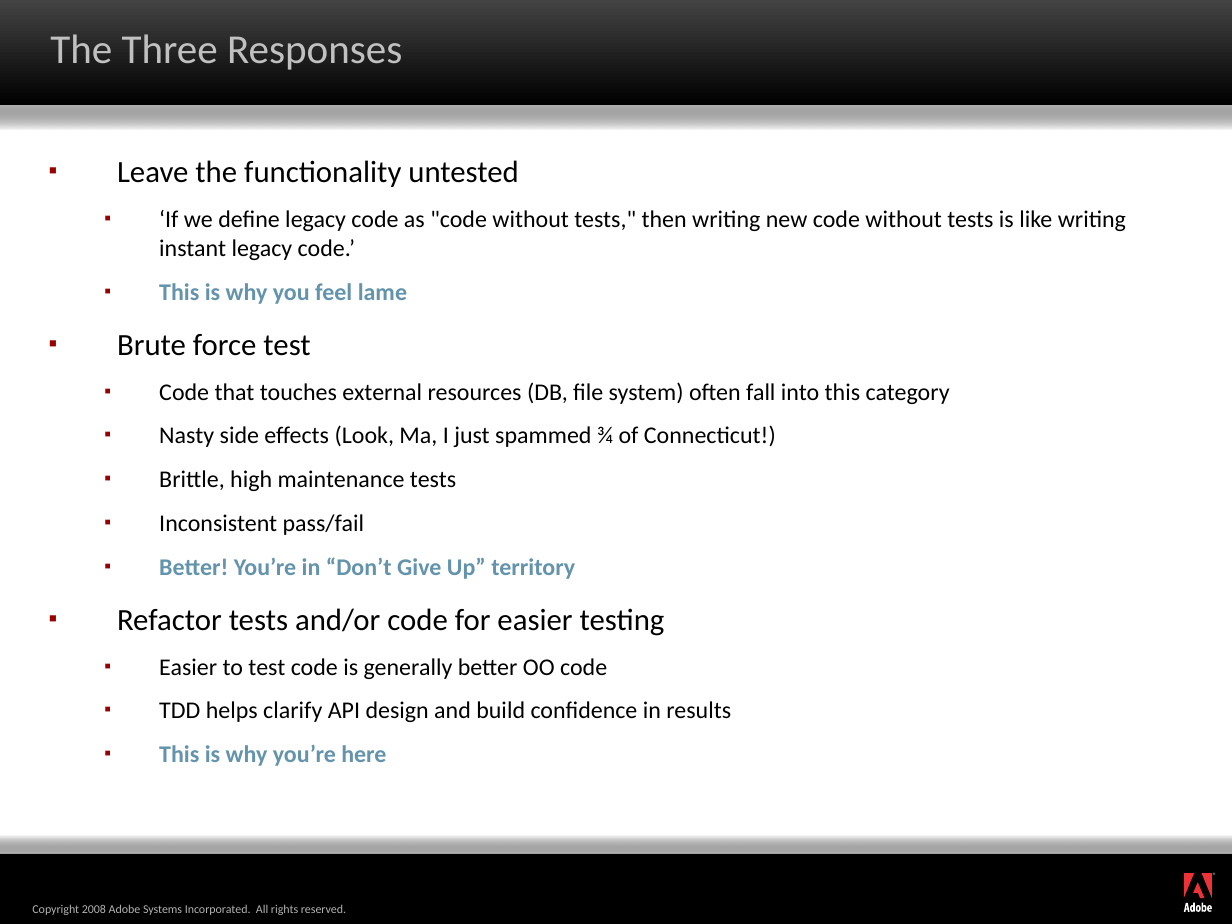
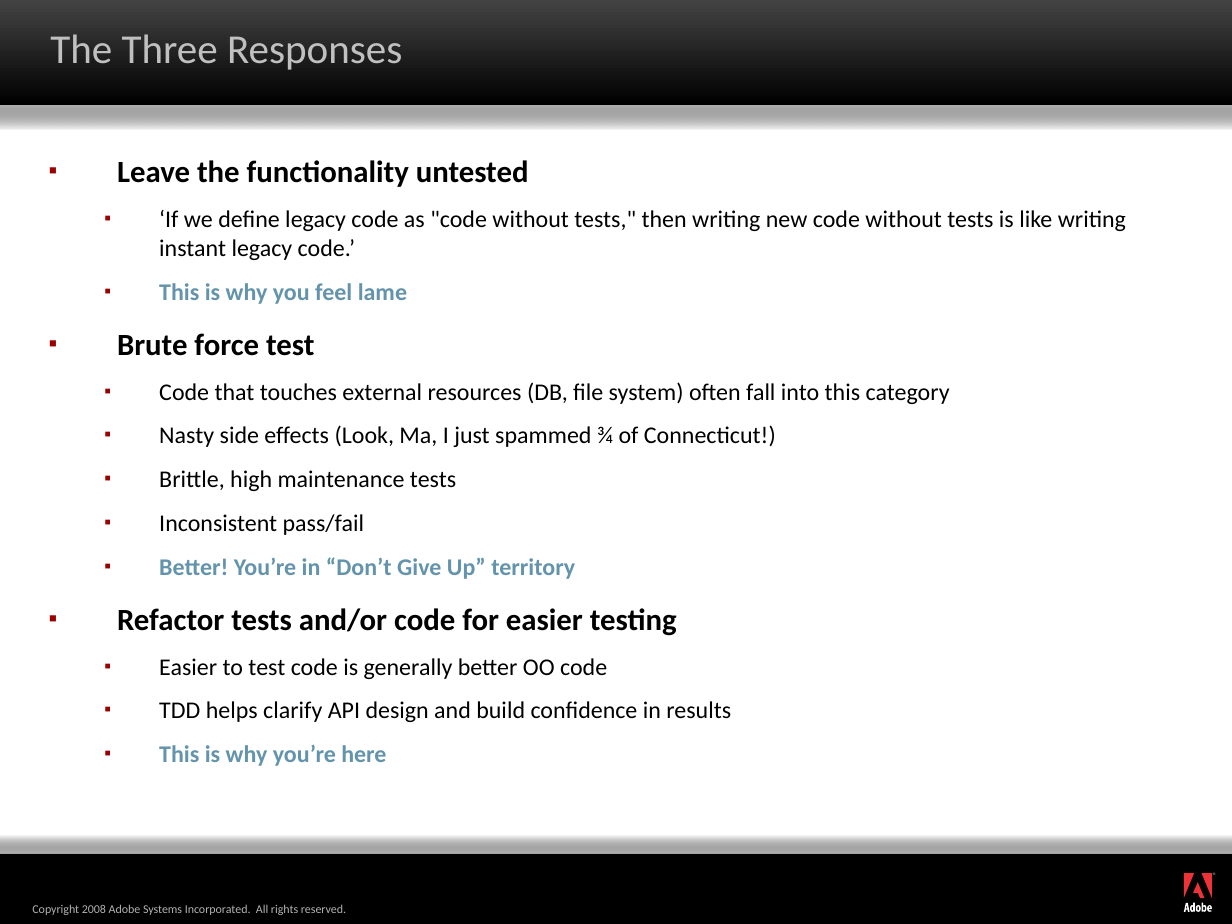
Before and after one commit to marcesher/mxunit-cfmeetups, a slide deck: slide 10 of max08/Marc_Esher_Bill_Shelton_AdvancedPatternsForColdfusionTestAutomation_final.ppt. Drawn at 1232x924 pixels with LibreOffice and Linux fonts; fonts in the diff are those of the drawing; background and template pictures are left out. Boxes give left, top, right and bottom in pixels: in the first picture for what was removed or moved away, otherwise in the second. Text is boxed around its words. In the diff, an @@ line names an element or a change of style, - is before the commit and + after.

```diff
--- a/max08/Marc_Esher_Bill_Shelton_AdvancedPatternsForColdfusionTestAutomation_final.ppt
+++ b/max08/Marc_Esher_Bill_Shelton_AdvancedPatternsForColdfusionTestAutomation_final.ppt
@@ text at (117,160,677,636): bold on in "Leave the functionality untested", "Brute force test", "Refactor tests and/or code for easier testing" @@
```
Also in this commit, not shown: 1 other file.
